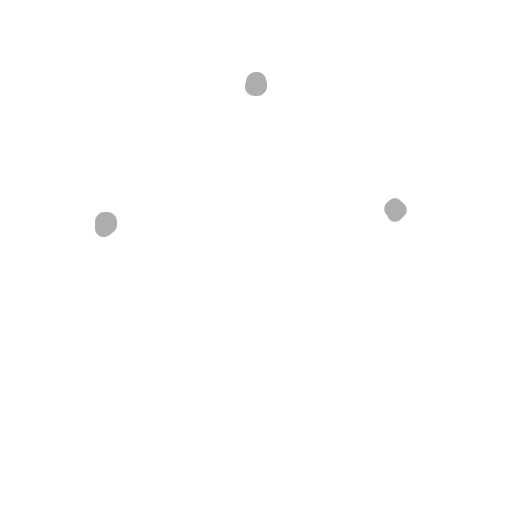
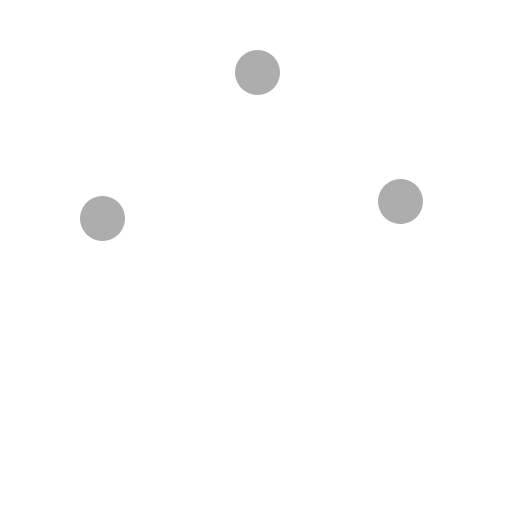
Layers edited between the first and the second 512×512 image:
added layer "Layer copy #2" above "Layer copy #1" over [80, 196, 125, 241]
added layer "Layer copy #1" above "Layer copy" over [378, 179, 423, 224]
added layer "Layer copy" above "Layer #3" over [235, 50, 280, 96]
added layer "Layer #3" above "Layer #2" over [100, 79, 402, 241]
hid "Layer #2" over [95, 72, 407, 237]
hid "Layer #1" over [88, 67, 410, 241]
hid "Layer" over [95, 79, 403, 232]
